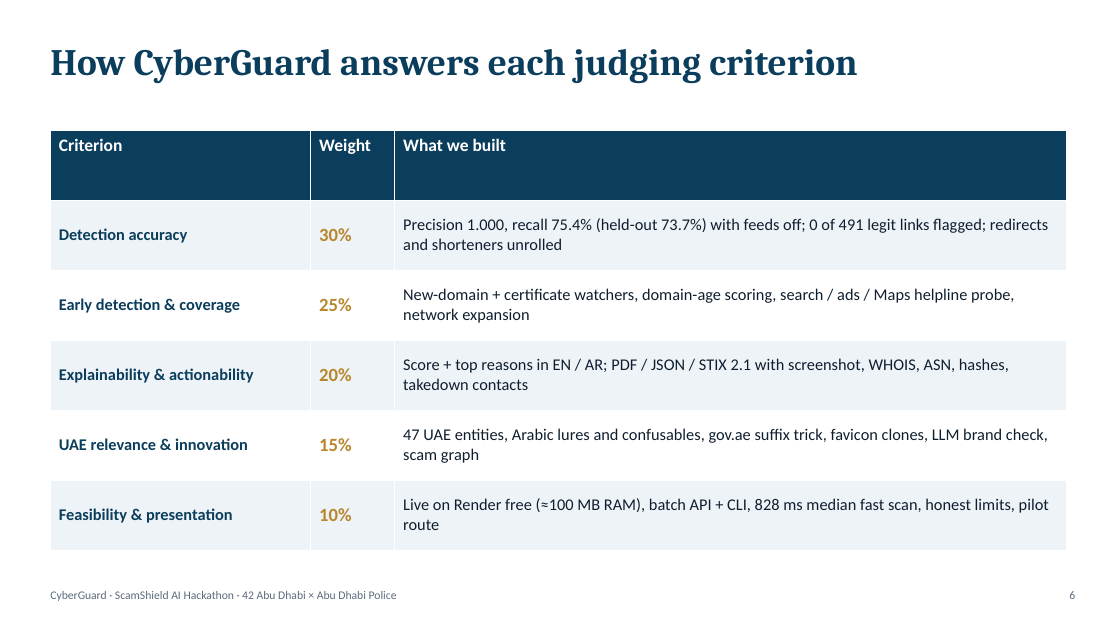
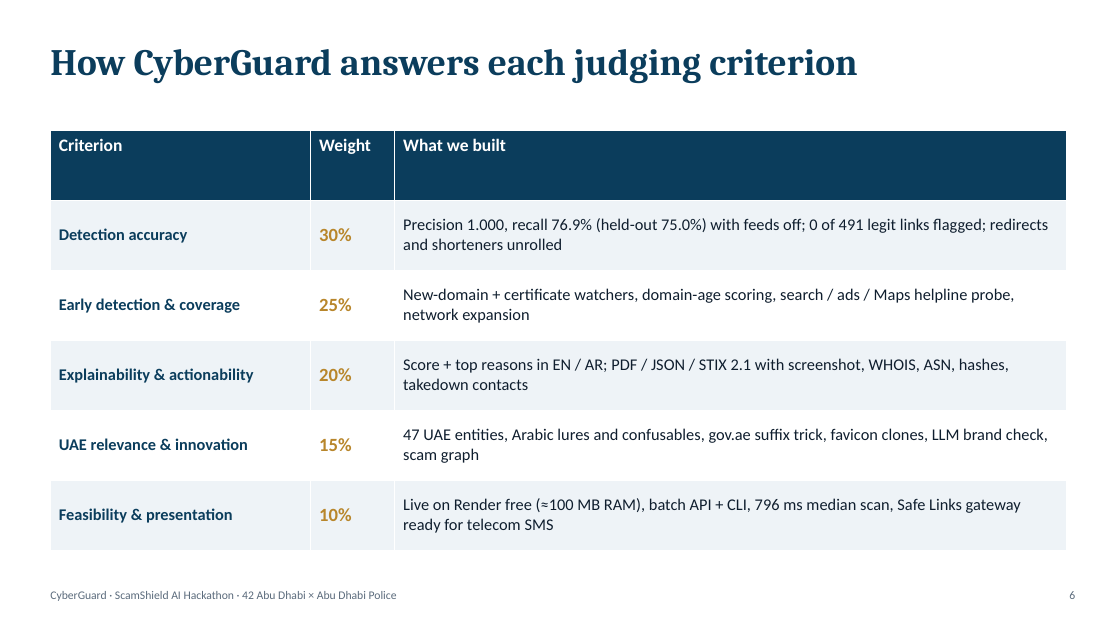
Before and after one commit to Saif-Alazazi/CyberGuard, a slide deck: slide 6 of docs/CyberGuard_Presentation.pptx. Drawn at 1120x630 pixels with LibreOffice and Linux fonts; fonts in the diff are those of the drawing. Boxes give left, top, right and bottom in pixels: in the first picture for what was removed or moved away, otherwise in the second. Text is boxed around its words. In the diff, an @@ line names an element or a change of style, - is before the commit and + after.

```diff
--- a/docs/CyberGuard_Presentation.pptx
+++ b/docs/CyberGuard_Presentation.pptx
@@ table at [50,130,1067,550] @@
-row 2, column 3: Precision 1.000, recall 75.4% (held-out 73.7%) with feeds off; 0 of 491 legit links flagged; redirects and shorteners unrolled
+row 2, column 3: Precision 1.000, recall 76.9% (held-out 75.0%) with feeds off; 0 of 491 legit links flagged; redirects and shorteners unrolled
-row 6, column 3: Live on Render free (≈100 MB RAM), batch API + CLI, 828 ms median fast scan, honest limits, pilot route
+row 6, column 3: Live on Render free (≈100 MB RAM), batch API + CLI, 796 ms median scan, Safe Links gateway ready for telecom SMS
```
Also in this commit, not shown: 5 other slides changed, 39 other files.
